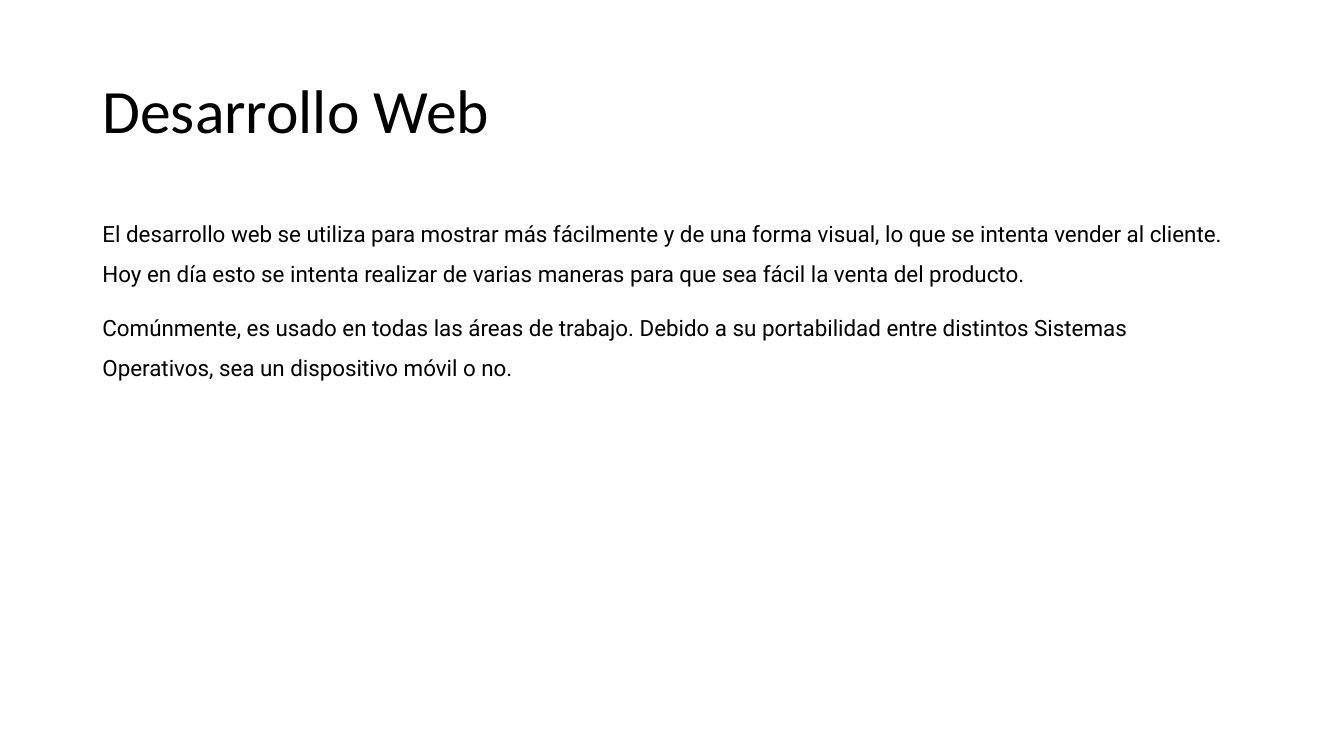
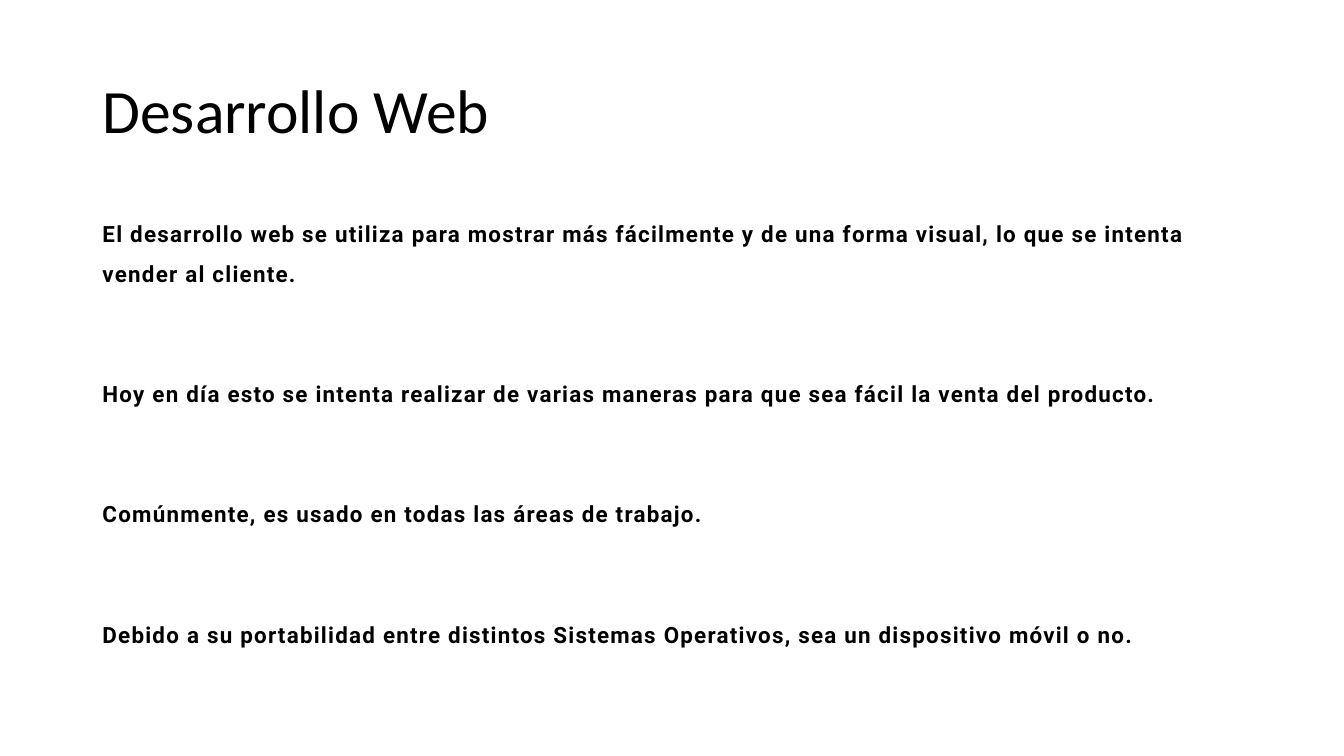
Before and after one commit to abelcondear/course, a slide deck: slide 27 of software-engineer-intro/spanish/ingeniero-de-software.pptx. Drawn at 1344x756 pixels with LibreOffice and Linux fonts; fonts in the diff are those of the drawing. Boxes give left, top, right and bottom in pixels: in the first picture for what was removed or moved away, otherwise in the second. Text is boxed around its words. In the diff, an @@ line names an element or a change of style, - is before the commit and + after.

```diff
--- a/software-engineer-intro/spanish/ingeniero-de-software.pptx
+++ b/software-engineer-intro/spanish/ingeniero-de-software.pptx
@@ text at <box>102,225,1182,648</box>: text changed; bold on @@
-El desarrollo web se utiliza para mostrar más fácilmente y de una forma visual, lo que se intenta vender al cliente. Hoy en día esto se intenta realizar de varias maneras para que sea fácil la venta del producto.
-Comúnmente, es usado en todas las áreas de trabajo. Debido a su portabilidad entre distintos Sistemas Operativos, sea un dispositivo móvil o no.
+El desarrollo web se utiliza para mostrar más fácilmente y de una forma visual, lo que se intenta vender al cliente.
+Hoy en día esto se intenta realizar de varias maneras para que sea fácil la venta del producto.
+Comúnmente, es usado en todas las áreas de trabajo.
+Debido a su portabilidad entre distintos Sistemas Operativos, sea un dispositivo móvil o no.
```
Also in this commit, not shown: 41 other slides changed, 3 other files.
